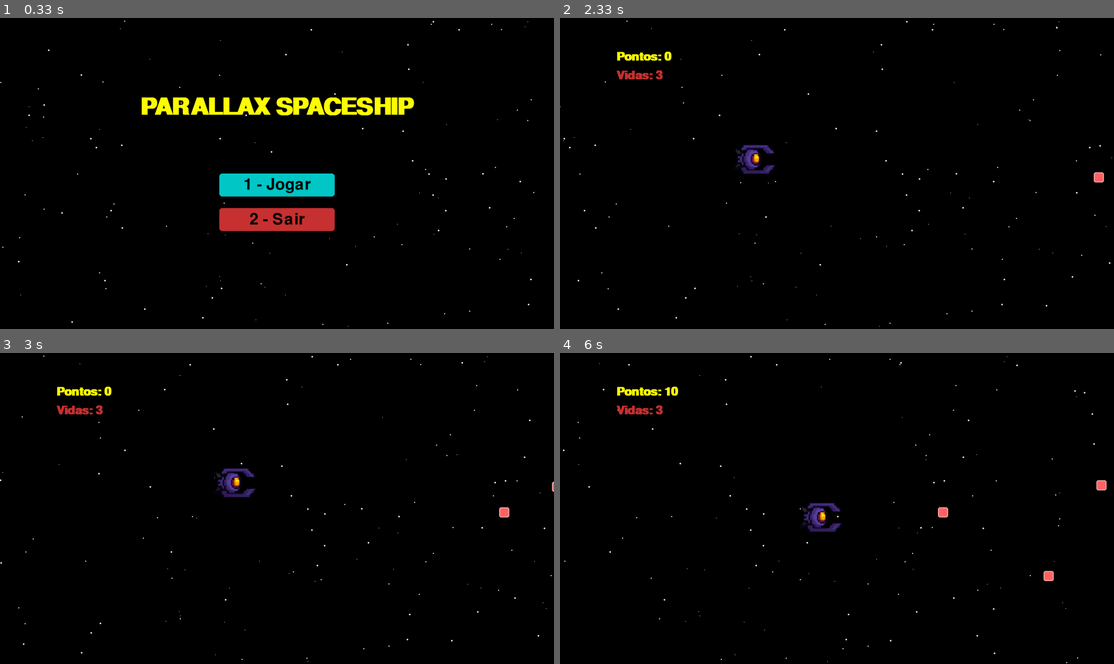
Above: before the commit, frames 1-4 (two rows, left to right).
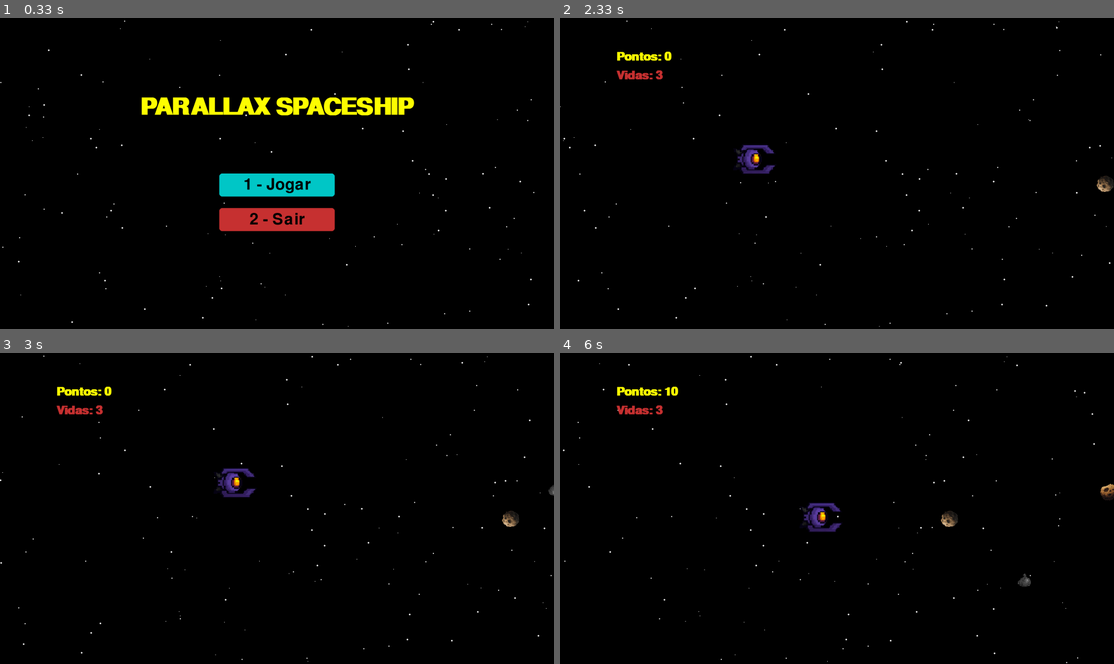
Above: after the commit, the same moments.

Repository: JoviOakz/PyGameFaculdade
Game: pygame game, started from arcSpacshpPrototype.py
Same seed, same stepped clock (60 frames per second), same inputs: the game is played once before the commit and once after it.
Inputs:
- Up to frame 1 (0.33 s): no input
- Up to frame 2 (2.33 s): tap 1 at 0.33 s; hold Space 0.67-1.13 s; hold Right 0.67-1.13 s; hold D 1.17-1.63 s; hold Right 1.17-1.63 s; hold Right 1.67-2.13 s; hold Up from 2.17 s (still down)
- Up to frame 3 (3 s): release Up at 2.47 s; hold Right 2.5-2.97 s
- Up to frame 4 (6 s): tap one key every 0.33 s from 3.57 s: Space Space Esc 1 Esc 1; hold D 5.57-5.87 s; hold Down 5.57-5.87 s; hold Down from 5.9 s (still down)

Frame 1 is identical in both runs. In frame 2, 0.2% of the frame differs, in the area x 32-100%, y 41-56%; in frame 3, 0.2%; in frame 4, 0.5%, in the area x 43-100%, y 40-76%.

Commit message:
feat: structure updated, game with better otimization and new frames

Diff:
--- a/arcSpacshpPrototype.py
+++ b/arcSpacshpPrototype.py
@@ -28,8 +28,14 @@
 # =========================================
 # ----------- CARREGAMENTO DE ASSETS -------
 # =========================================
-ship1_img = pygame.image.load("SpaceshipFrame.png").convert_alpha()
-ship2_img = pygame.image.load("Spaceship2Frame.png").convert_alpha()
+ship1_img = pygame.image.load("assets/Spaceship1.png").convert_alpha()
+ship2_img = pygame.image.load("assets/Spaceship2.png").convert_alpha()
+enemy_imgs = [
+    pygame.transform.scale(pygame.image.load("assets/Asteroid1.png").convert_alpha(), (80, 80)),
+    pygame.transform.scale(pygame.image.load("assets/Asteroid2.png").convert_alpha(), (80, 80)),
+    pygame.transform.scale(pygame.image.load("assets/Asteroid3.png").convert_alpha(), (80, 80))
+]
+trash_img = pygame.transform.scale(pygame.image.load("assets/TrashBag.png").convert_alpha(), (45, 45))
 
 # =========================================
 # ----------- CLASSE DA NAVE ---------------
@@ -95,8 +101,8 @@
 # =========================================
 # ----------- CONFIGURAÇÕES DE NAVES -------
 # =========================================
-ship1_cfg = {
-    "img": ship1_img,
+ship2_cfg = {
+    "img": ship2_img,
     "speed": 5,
     "bullet_color": YELLOW,
     "bullet_speed": 10,
@@ -105,8 +111,8 @@
     "shoot_cooldown": 2500
 }
 
-ship2_cfg = {
-    "img": ship2_img,
+ship1_cfg = {
+    "img": ship1_img,
     "speed": 9,
     "bullet_color": WHITE,
     "bullet_speed": 26,
@@ -182,10 +188,10 @@
     for i, slot in enumerate(slots):
         rect, idx = slot["rect"], slot["index"]
         if idx == 1:
-            preview = pygame.transform.scale(ship1_img, (130, 130))
+            preview = pygame.transform.scale(ship2_img, (130, 130))
             screen.blit(preview, (rect.x + 10, rect.y + 10))
         elif idx == 2:
-            preview = pygame.transform.scale(ship2_img, (130, 130))
+            preview = pygame.transform.scale(ship1_img, (130, 130))
             screen.blit(preview, (rect.x + 10, rect.y + 10))
         else:
             pygame.draw.rect(screen, GRAY, rect)
@@ -226,7 +232,7 @@
     global bullets, enemies, spawn_timer, score, game_speed, lives, ship, game_state
 
     if ship is None:
-        return  # sai imediatamente se não houver nave
+        return
 
     ship.move(keys)
 
@@ -254,46 +260,94 @@
             star[0] = WIDTH
             star[1] = random.randint(0, HEIGHT)
 
-    # --- Geração de inimigos ---
+    # --- Geração de inimigos (asteroides e lixo especial) ---
     spawn_timer += 1
     if spawn_timer > 60:
         spawn_timer = 0
-        # Spawn vertical centralizado (mais próximo do centro da tela)
-        vertical_margin = HEIGHT // 6  # deixa 1/6 da tela livre acima e abaixo
+        vertical_margin = HEIGHT // 6
         spawn_y = random.randint(vertical_margin, HEIGHT - vertical_margin)
-        enemies.append({
-            'x': WIDTH + 50,
-            'y': spawn_y,
-            'size': 35,
-            'speed': 3 * game_speed
-        })
-
-    # --- Movimento de inimigos e vidas ---
+
+        # 1 a cada 5 inimigos será um TrashBag (inimigo especial)
+        if random.randint(1, 5) == 1:
+            enemies.append({
+                'x': WIDTH + 50,
+                'y': spawn_y,
+                'size': 65,
+                'speed': 4 * game_speed,
+                'img': trash_img,
+                'type': 'trash',
+                'angle': random.randint(0, 360),  # ângulo inicial aleatório
+                'rotation_speed': random.uniform(2, 4)  # velocidade de rotação
+            })
+        else:
+            asteroid_size = random.randint(60, 120)
+            asteroid_img = random.choice(enemy_imgs)
+            asteroid_img = pygame.transform.scale(asteroid_img, (asteroid_size, asteroid_size))
+
+            # Adiciona uma rotação inicial aleatória ao asteroide
+            angle = random.randint(0, 360)
+            rotated_img = pygame.transform.rotate(asteroid_img, angle)
+
+            enemies.append({
+                'x': WIDTH + 50,
+                'y': spawn_y,
+                'size': asteroid_size,
+                'speed': 3 * game_speed,
+                'img': rotated_img,
+                'type': 'asteroid',
+                'angle': angle  # armazenamos caso queira usar no futuro
+            })
+
+    # --- Movimento dos inimigos ---
     for enemy in enemies[:]:
         enemy['x'] -= enemy['speed']
-        if enemy['x'] < -50:
+
+        # Se o inimigo sair da tela
+        if enemy['x'] < -100:
+            # Se for um lixo (TrashBag), o jogador perde 1 vida
+            if enemy['type'] == 'trash':
+                lives -= 1
+                if lives <= 0:
+                    game_state = LOSE
+                    return
             enemies.remove(enemy)
-            lives -= 1
-            if lives <= 0:
-                game_state = LOSE
-                return  # sai imediatamente
-
-    # --- Colisões ---
+
+    # --- Colisões com tiros ---
     for bullet in bullets[:]:
         for enemy in enemies[:]:
-            if bullet["rect"].colliderect(pygame.Rect(enemy['x'], enemy['y'], enemy['size'], enemy['size'])):
+            rect_enemy = pygame.Rect(enemy['x'], enemy['y'], enemy['size'], enemy['size'])
+            hitbox_enemy = rect_enemy.inflate(-rect_enemy.width * 0.45, -rect_enemy.height * 0.45)
+            if bullet["rect"].colliderect(hitbox_enemy):
                 enemies.remove(enemy)
                 if bullet["type"] == "bullet":
                     bullets.remove(bullet)
                 score += 10
                 break
 
-    # --- Aumenta dificuldade ---
-    new_speed_level = 1 + (score // difficulty_step) * 0.15
+    # --- Colisão da nave com inimigos ---
+    ship_hitbox = ship.rect.inflate(-ship.rect.width * 0.28, -ship.rect.height * 0.28)
+    for enemy in enemies[:]:
+        rect_enemy = pygame.Rect(enemy['x'], enemy['y'], enemy['size'], enemy['size'])
+        # Asteroides têm hitbox um pouco menor que o sprite
+        if enemy['type'] == 'asteroid':
+            hitbox_enemy = rect_enemy.inflate(-rect_enemy.width * 0.42, -rect_enemy.height * 0.42)
+        else:
+            hitbox_enemy = rect_enemy.inflate(-rect_enemy.width * 0.35, -rect_enemy.height * 0.35)
+
+        if ship_hitbox.colliderect(hitbox_enemy):
+            enemies.remove(enemy)
+            lives -= 1
+            if lives <= 0:
+                game_state = LOSE
+                return
+
+
+    # --- Dificuldade progressiva ---
+    new_speed_level = 1 + (score // difficulty_step) * 0.25
     if new_speed_level != game_speed:
         game_speed = new_speed_level
-        if ship:  # só aumenta velocidade se ship existir
-            ship.speed += 0.05
+        if ship:
+            ship.speed += 0.1
 
     # --- Desenho ---
     screen.fill(BLACK)
@@ -317,10 +371,20 @@
         else:
             pygame.draw.rect(screen, ship.bullet_color, bullet["rect"], border_radius=4)
 
+    # --- Desenho dos inimigos ---
     for enemy in enemies:
         rect = pygame.Rect(enemy['x'], enemy['y'], enemy['size'], enemy['size'])
-        pygame.draw.rect(screen, (255, 100, 100), rect, border_radius=6)
-        pygame.draw.rect(screen, (255, 180, 180), rect, 3, border_radius=6)
+        img = enemy['img']
+
+        # Lixos giram continuamente
+        if enemy['type'] == 'trash':
+            enemy['angle'] = (enemy['angle'] + enemy['rotation_speed']) % 360
+            rotated_img = pygame.transform.rotate(img, enemy['angle'])
+            rotated_rect = rotated_img.get_rect(center=rect.center)
+            screen.blit(rotated_img, rotated_rect)
+        else:
+            rotated_rect = img.get_rect(center=rect.center)
+            screen.blit(img, rotated_rect)
 
     score_text = pygame.font.SysFont(None, 60, bold=True).render(f"Pontos: {score}", True, YELLOW)
     lives_text = pygame.font.SysFont(None, 60, bold=True).render(f"Vidas: {lives}", True, RED)
@@ -391,10 +455,10 @@
             elif event.key == pygame.K_SPACE:
                 idx = slots[selected_slot]["index"]
                 if idx == 1:
-                    ship = Ship(**ship1_cfg)
+                    ship = Ship(**ship2_cfg)
                     game_state = GAME
                 elif idx == 2:
-                    ship = Ship(**ship2_cfg)
+                    ship = Ship(**ship1_cfg)
                     game_state = GAME
 
         elif game_state == GAME and event.type == pygame.KEYDOWN:
@@ -422,9 +486,9 @@
                 reset_game()
                 # recria a nave selecionada
                 if selected_slot == 0:
+                    ship = Ship(**ship2_cfg)
+                elif selected_slot == 1:
                     ship = Ship(**ship1_cfg)
-                elif selected_slot == 1:
-                    ship = Ship(**ship2_cfg)
                 game_state = GAME
             elif event.key == pygame.K_2:
                 reset_game()
--- a/firstGame.py
+++ /dev/null
@@ -1,72 +0,0 @@
-import pygame
-import sys
-
-# Inicializa o Pygame
-pygame.init()
-
-# Tamanho da tela
-LARGURA = 800
-ALTURA = 600
-tela = pygame.display.set_mode((LARGURA, ALTURA))
-pygame.display.set_caption("Movimento com Teclado")
-
-# Cores
-ROXO = (120, 0, 177)
-MARROM = (128, 70, 20)
-
-# Configurações do personagem
-x = 100
-y = 100
-velocidade = 2.5
-
-# Forma atual (pode ser: "quadrado", "circulo", "triangulo")
-forma = "quadrado"
-
-# Relógio para controle de FPS
-clock = pygame.time.Clock()
-
-# Loop principal
-while True:
-    # Limita FPS
-    clock.tick(60)
-
-    # Verifica eventos (ex: fechar janela)
-    for evento in pygame.event.get():
-        # Trocar forma com as teclas 1, 2, 3
-        if evento.type == pygame.KEYDOWN:
-            if evento.key == pygame.K_1:
-                forma = "quadrado"
-            elif evento.key == pygame.K_2:
-                forma = "circulo"
-            elif evento.key == pygame.K_3:
-                forma = "triangulo"
-
-        if evento.type == pygame.QUIT:
-            pygame.quit()
-            sys.exit()
-
-    # Verifica teclas pressionadas
-    teclas = pygame.key.get_pressed()
-    if teclas[pygame.K_LEFT] or teclas[pygame.K_a]:
-        x -= velocidade
-    if teclas[pygame.K_RIGHT] or teclas[pygame.K_d]:
-        x += velocidade
-    if teclas[pygame.K_UP] or teclas[pygame.K_w]:
-        y -= velocidade
-    if teclas[pygame.K_DOWN] or teclas[pygame.K_s]:
-        y += velocidade
-
-    # Preenche o fundo
-    tela.fill(ROXO)
-
-    # Desenha o personagem conforme a forma atual
-    if forma == "quadrado":
-        pygame.draw.rect(tela, MARROM, (x, y, 50, 50))
-    elif forma == "circulo":
-        pygame.draw.circle(tela, MARROM, (x + 25, y + 25), 25)
-    elif forma == "triangulo":
-        pontos = [(x + 25, y), (x, y + 50), (x + 50, y + 50)]
-        pygame.draw.polygon(tela, MARROM, pontos)
-
-    # Atualiza a tela
-    pygame.display.flip()
--- /dev/null
+++ b/tempCodeRunnerFile.py
@@ -0,0 +1,28 @@
+# --- Geração de inimigos (asteroides e lixo especial) ---
+    spawn_timer += 1
+    if spawn_timer > 60:
+        spawn_timer = 0
+        vertical_margin = HEIGHT // 6
+        spawn_y = random.randint(vertical_margin, HEIGHT - vertical_margin)
+
+        # 1 a cada 5 inimigos será um TrashBag (inimigo especial)
+        if random.randint(1, 5) == 1:
+            enemies.append({
+                'x': WIDTH + 50,
+                'y': spawn_y,
+                'size': 65,
+                'speed': 4 * game_speed,
+                'img': trash_img,
+                'type': 'trash',
+                'angle': random.randint(0, 360),  # ângulo inicial aleatório
+                'rotation_speed': random.uniform(2, 4)  # velocidade de rotação
+            })
+        else:
+            enemies.append({
+                'x': WIDTH + 50,
+                'y': spawn_y,
+                'size': 80,
+                'speed': 3 * game_speed,
+                'img': random.choice(enemy_imgs),
+                'type': 'asteroid'
+            })
Binary file removed: Spaceship2Frame.png
Binary file removed: SpaceshipFrame.png
Binary file added: assets/Asteroid1.png
Binary file added: assets/Asteroid2.png
Binary file added: assets/Asteroid3.png
Binary file added: assets/Spaceship1.png
Binary file added: assets/Spaceship2.png
Binary file added: assets/TrashBag.png
